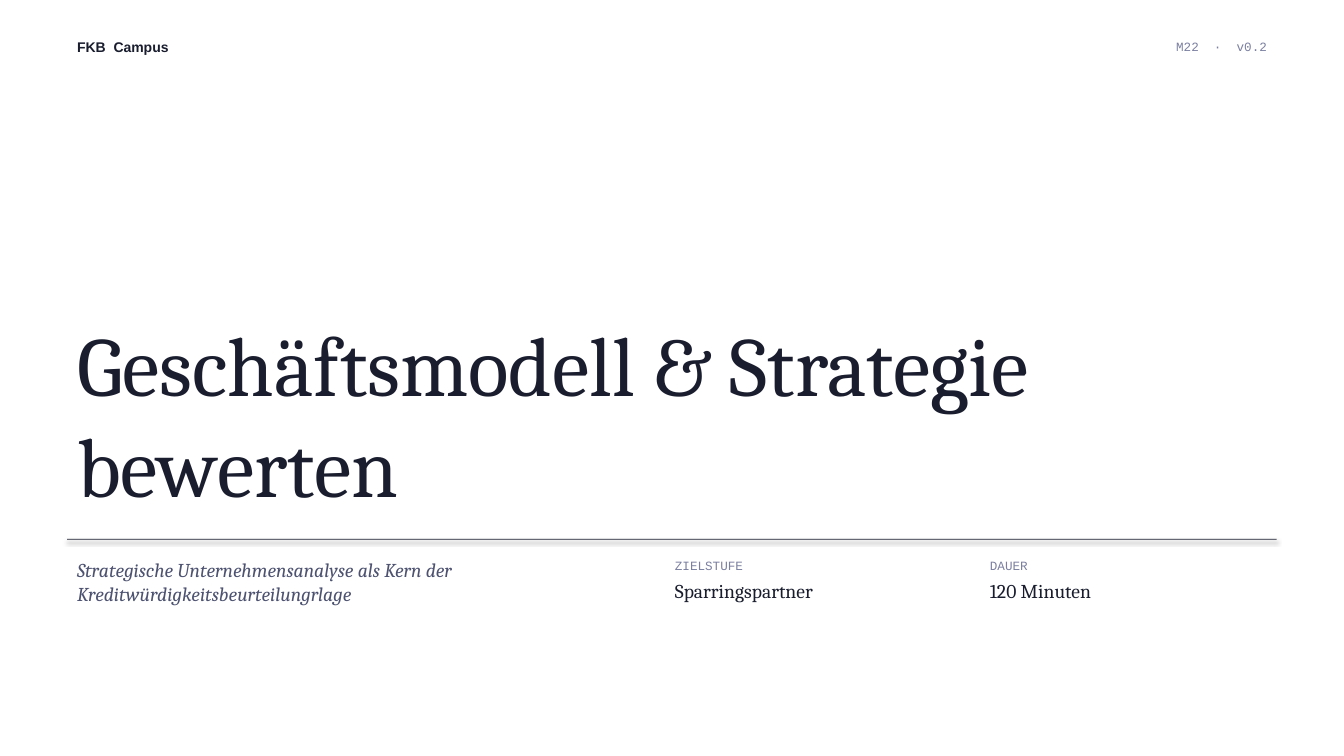
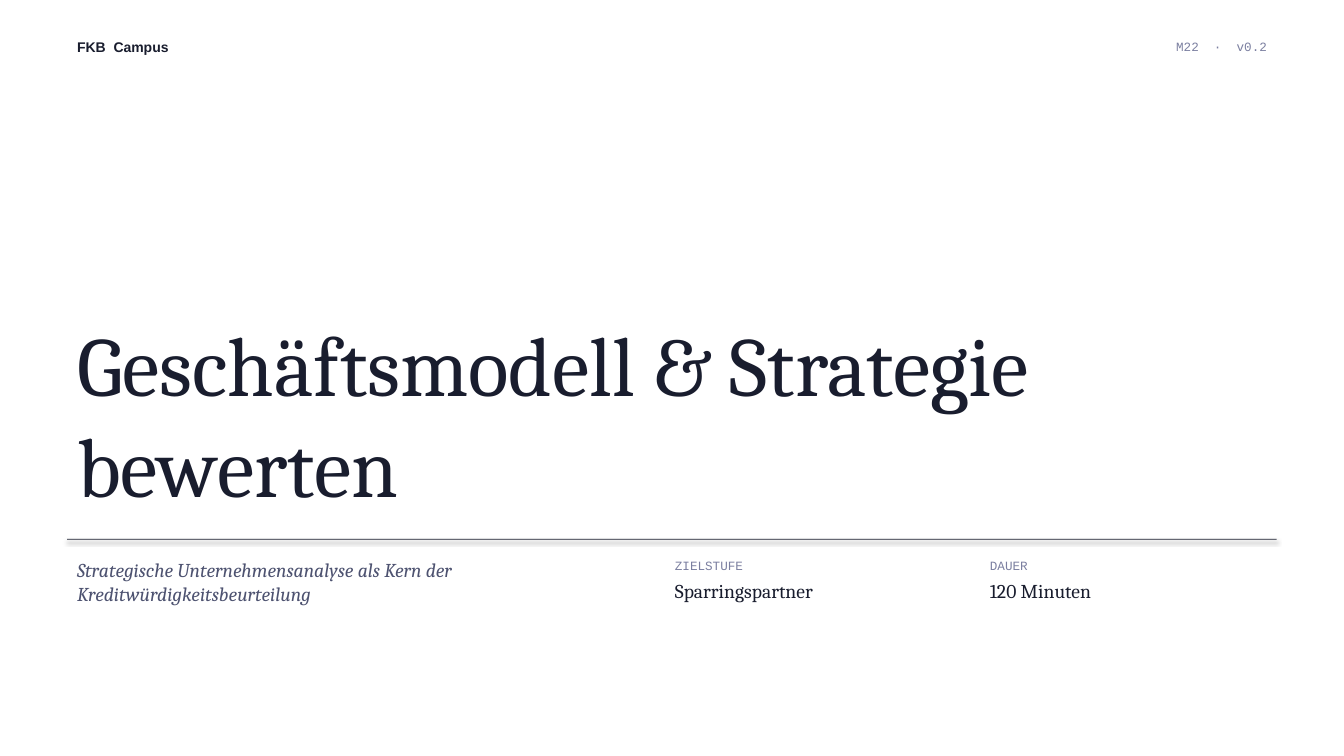
Before and after one commit to ck5rqc47pr-byte/firmenkundenakademie-online, a slide deck: slide 1 of public/downloads/praesentation/M22.pptx. Drawn at 1344x756 pixels with LibreOffice and Linux fonts; fonts in the diff are those of the drawing. Boxes give left, top, right and bottom in pixels: in the first picture for what was removed or moved away, otherwise in the second. Text is boxed around its words. In the diff, an @@ line names an element or a change of style, - is before the commit and + after.

```diff
--- a/public/downloads/praesentation/M22.pptx
+++ b/public/downloads/praesentation/M22.pptx
@@ text at (77,563,452,606): text changed @@
-Strategische Unternehmensanalyse als Kern der Kreditwürdigkeitsbeurteilungrlage
+Strategische Unternehmensanalyse als Kern der Kreditwürdigkeitsbeurteilung
```
Also in this commit, not shown: 10 other slides changed.
